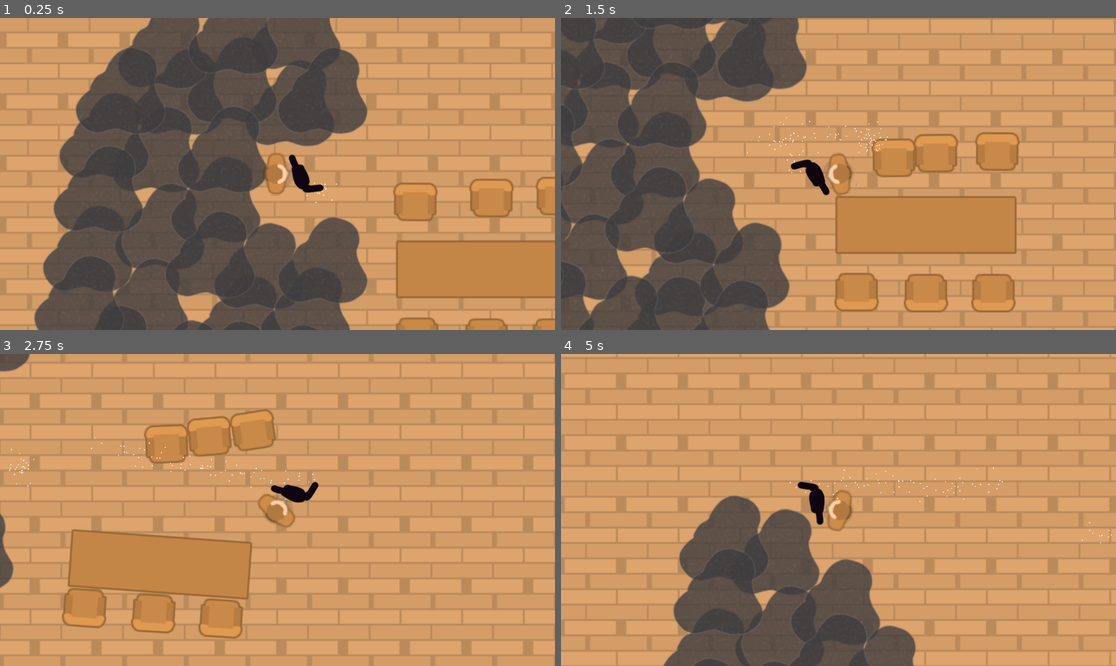
Above: before the commit, frames 1-4 (two rows, left to right).
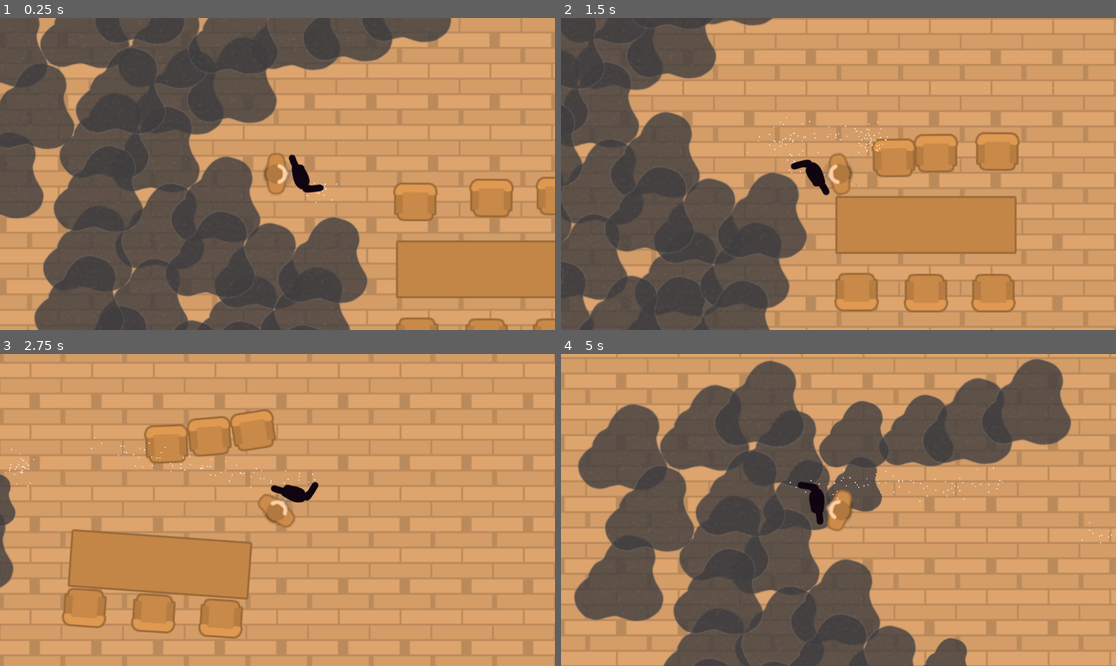
Above: after the commit, the same moments.

Repository: Laob/erase-the-dust
Game: Godot game, scene res://main.tscn
Same seed, same stepped clock (60 frames per second), same inputs: the game is played once before the commit and once after it.
Inputs (mouse positions are in pixels of both pictures, inside the frame that each line leads up to):
- Up to frame 1 (0.25 s): no input
- Up to frame 2 (1.5 s): tap Enter at 0.5 s; move the mouse to (960, 158) at 0.52 s; hold Right (ui_right) 0.53-1.28 s; move the mouse to (727, 189) at 1.27 s; hold Down (ui_down) from 1.28 s (still down)
- Up to frame 3 (2.75 s): move the mouse to (333, 441) at 2.02 s; release Down (ui_down) at 2.03 s; hold Right (ui_right) from 2.03 s (still down)
- Up to frame 4 (5 s): move the mouse to (810, 572) at 2.77 s; release Right (ui_right) at 2.78 s; hold Up (ui_up) 2.78-3.53 s; move the mouse to (1005, 556) at 3.52 s; hold Left (ui_left) from 3.53 s (still down); move the mouse to (672, 463) at 4.27 s

The runs differ from the first frame. In frame 1, 17% of the frame differs, in the area x 0-82%, y 0-65%; in frame 2, 8.9%; in frame 3, 0.6%; in frame 4, 30%, in the area x 2-92%, y 1-100%.

Commit message:
add cleanup particles

Diff:
--- /dev/null
+++ b/components/dirt/dirt.gd
@@ -0,0 +1,24 @@
+extends Area2D
+
+const MAX_DIRTYNESS = 1.0
+
+var dirtyness:float = MAX_DIRTYNESS
+var is_dead = false;
+@onready var initial_dirt_scale = $Dirt.scale
+# Called when the node enters the scene tree for the first time.
+func _ready() -> void:
+	pass # Replace with function body.
+
+
+# Called every frame. 'delta' is the elapsed time since the previous frame.
+func _process(delta: float) -> void:
+	if self.dirtyness <= 0 and not $CPUParticles2D.emitting:
+		self.queue_free()
+
+func clean(amount:float = 1.0):
+	if self.dirtyness > 0:
+		self.dirtyness -= amount
+	$Dirt.scale = initial_dirt_scale * (dirtyness / MAX_DIRTYNESS)
+	if self.dirtyness <= 0 and not is_dead:
+		is_dead = true;
+		$CPUParticles2D.restart()
--- a/components/dirt/dirt.tscn
+++ b/components/dirt/dirt.tscn
@@ -1,13 +1,15 @@
-[gd_scene load_steps=3 format=3 uid="uid://dlvbxy7v5nfpp"]
+[gd_scene load_steps=4 format=3 uid="uid://dlvbxy7v5nfpp"]
 
 [ext_resource type="Texture2D" uid="uid://nfla3hcyu7fo" path="res://assets/vinz/dirt.png" id="1_3lrxt"]
+[ext_resource type="Script" path="res://components/dirt/dirt.gd" id="1_jp54e"]
 
 [sub_resource type="CircleShape2D" id="CircleShape2D_he5bp"]
-radius = 59.0339
+radius = 50.0
 
 [node name="Dirt" type="Area2D"]
 collision_layer = 2
 collision_mask = 16
+script = ExtResource("1_jp54e")
 
 [node name="CollisionShape2D" type="CollisionShape2D" parent="."]
 position = Vector2(-4, 0)
@@ -16,3 +18,17 @@
 [node name="Dirt" type="Sprite2D" parent="."]
 scale = Vector2(0.5, 0.5)
 texture = ExtResource("1_3lrxt")
+
+[node name="CPUParticles2D" type="CPUParticles2D" parent="."]
+emitting = false
+amount = 24
+lifetime = 0.5
+one_shot = true
+explosiveness = 0.9
+spread = 180.0
+gravity = Vector2(0, 0)
+initial_velocity_min = 108.28
+initial_velocity_max = 159.24
+angular_velocity_min = 137.58
+angular_velocity_max = 137.58
+scale_amount_max = 3.0
--- a/components/vacuum/vacuum.gd
+++ b/components/vacuum/vacuum.gd
@@ -1,5 +1,6 @@
 extends Node2D
 
+@onready var collection_area = $Collection
 
 # Called when the node enters the scene tree for the first time.
 func _ready() -> void:
@@ -8,9 +9,11 @@
 
 # Called every frame. 'delta' is the elapsed time since the previous frame.
 func _process(delta: float) -> void:
-	pass
+	for area in collection_area.get_overlapping_areas():
+		if area.has_method("clean"):
+			area.clean(delta)
+
 
 
 func _on_collection_area_entered(area: Area2D) -> void:
-	if area.name.begins_with("Dirt"):
-		area.queue_free()
+	pass
--- a/components/vacuum/vacuum.tscn
+++ b/components/vacuum/vacuum.tscn
@@ -4,7 +4,7 @@
 [ext_resource type="Script" path="res://components/vacuum/vacuum.gd" id="1_ysueo"]
 
 [sub_resource type="CircleShape2D" id="CircleShape2D_t0xnp"]
-radius = 20.025
+radius = 9.0
 
 [node name="Vacuum" type="Node2D"]
 script = ExtResource("1_ysueo")
--- a/levels/level1/level1.tscn
+++ b/levels/level1/level1.tscn
@@ -41,10 +41,10 @@
 [node name="dirt" type="Node2D" parent="."]
 
 [node name="Dirt" parent="dirt" instance=ExtResource("4_5w46f")]
-position = Vector2(416, 210)
+position = Vector2(71, 233)
 
 [node name="Dirt11" parent="dirt" instance=ExtResource("4_5w46f")]
-position = Vector2(373, 158)
+position = Vector2(160, 77)
 
 [node name="Dirt12" parent="dirt" instance=ExtResource("4_5w46f")]
 position = Vector2(258, 146)
@@ -62,7 +62,7 @@
 position = Vector2(321, 381)
 
 [node name="Dirt17" parent="dirt" instance=ExtResource("4_5w46f")]
-position = Vector2(348, 272)
+position = Vector2(75, 97)
 
 [node name="Dirt18" parent="dirt" instance=ExtResource("4_5w46f")]
 position = Vector2(379, 79)
@@ -95,16 +95,16 @@
 position = Vector2(389, 373)
 
 [node name="Dirt28" parent="dirt" instance=ExtResource("4_5w46f")]
-position = Vector2(384, 255)
+position = Vector2(433, 70)
 
 [node name="Dirt29" parent="dirt" instance=ExtResource("4_5w46f")]
-position = Vector2(354, 208)
+position = Vector2(103, 161)
 
 [node name="Dirt30" parent="dirt" instance=ExtResource("4_5w46f")]
-position = Vector2(407, 145)
+position = Vector2(494, 50)
 
 [node name="Dirt2" parent="dirt" instance=ExtResource("4_5w46f")]
-position = Vector2(303, 206)
+position = Vector2(217, 52)
 
 [node name="Dirt3" parent="dirt" instance=ExtResource("4_5w46f")]
 position = Vector2(290, 315)
